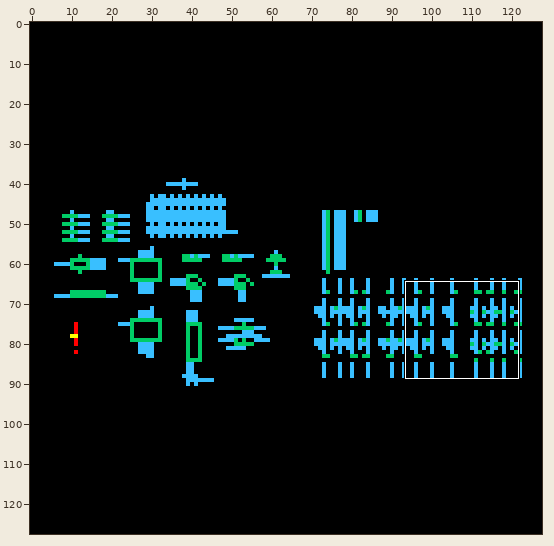
One commit to this sprite sheet: eDRAMLib/eDRAM_simple_top/schematic/thumbnail_128x128.png. The first picture is a wide view before the edit; the outline marks the close-up.
Close-up. As it was:
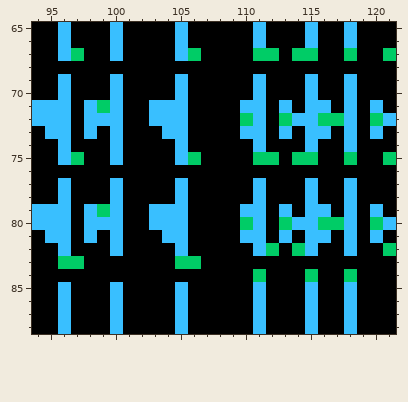
The file is 128x128 pixels. Shown: x 94..121, y 65..88.
After the commit:
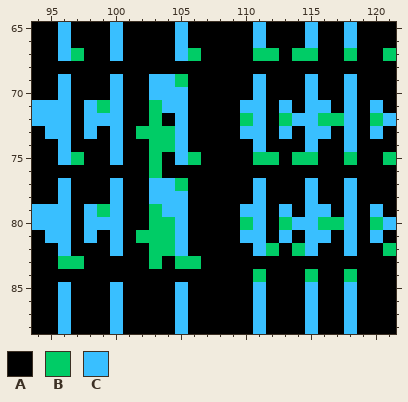
Palette (. is transparent): A #000000  B #00cc66  C #39bfff
What changed:
{"y":69,"x":103,"old":"AAC","new":"CCB"}
{"y":70,"x":103,"old":"AA","new":"CC"}
{"y":71,"x":103,"old":"C","new":"B"}
{"y":72,"x":103,"old":"CC","new":"BA"}
{"y":73,"x":102,"old":"AAC","new":"BBB"}
{"y":74,"x":103,"old":"AA","new":"BB"}
{"y":75,"x":103,"old":"A","new":"B"}
{"y":76,"x":103,"old":"A","new":"B"}
{"y":77,"x":103,"old":"AAC","new":"CCB"}
{"y":78,"x":103,"old":"AA","new":"CC"}
{"y":79,"x":103,"old":"C","new":"B"}
{"y":80,"x":103,"old":"CC","new":"BB"}
{"y":81,"x":102,"old":"AAC","new":"BBB"}
{"y":82,"x":103,"old":"AA","new":"BB"}
{"y":83,"x":103,"old":"A","new":"B"}
{"label":"changed","picture_box":[136,74,188,269]}
